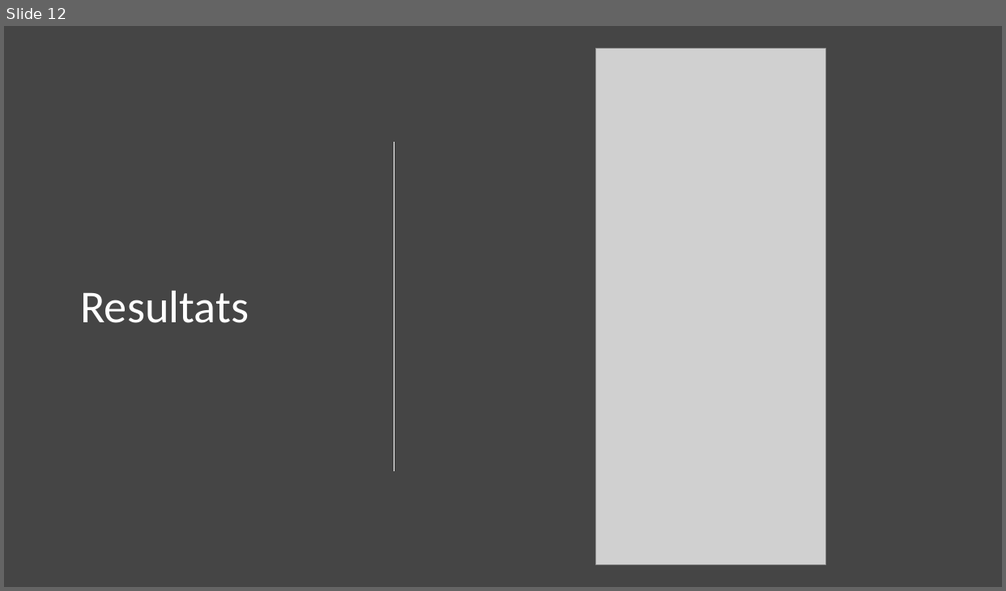
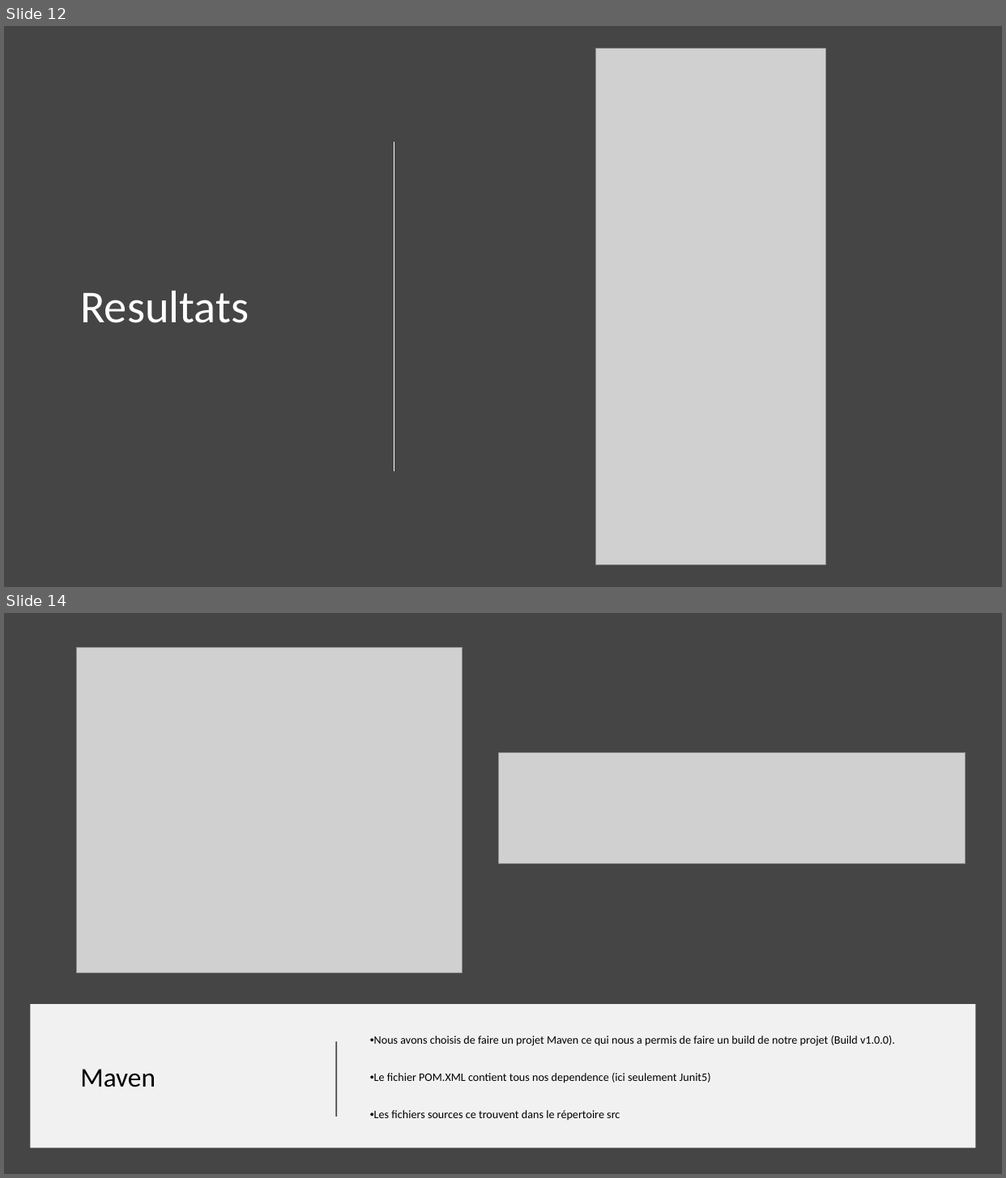
Before and after one commit to da-ekchajzer/POO_Ascenseur, a slide deck: Elements de rendu/Documentation Projet.pptx. Shown one above the other, each under a label of ours: slide 12 before the commit, slides 12 and 14 after it; the slides between them are not shown. The pictures are 1006x591 and 1006x1178 pixels, drawn with LibreOffice and Linux fonts; fonts in the diff are those of the drawing; grey boxes stand for pictures. Boxes give left, top, right and bottom in pixels: in the first picture for what was removed or moved away, otherwise in the second. Text is boxed around its words. In the diff, an @@ line names an element or a change of style, - is before the commit and + after.

Commit message:
Doc projet #2

```diff
--- a/Elements de rendu/Documentation Projet.pptx
+++ b/Elements de rendu/Documentation Projet.pptx
@@ slide 14 added at (4,613,1002,1174), background #454545 @@
@@ picture added at (77,648,462,973) @@
@@ picture added at (498,753,965,864) @@
@@ rectangle added at (30,1004,976,1148), fill #FFFFFF at 93% opacity @@
@@ line added from (336, 1117) to (336, 1042), #000000 1.5 pt @@
@@ text added at (370,1036,895,1121), 11 pt, text #000000 @@
+• Nous avons choisis de faire un projet Maven ce qui nous a permis de faire un build de notre projet (Build v1.0.0).
+• Le fichier POM.XML contient tous nos dependence (ici seulement Junit5)
+• Les fichiers sources ce trouvent dans le répertoire src
@@ title added at (80,1069,155,1088), 26 pt, text #000000 @@
+Maven
```
Also in this commit, not shown: 3 slides changed, 2 other slides added, 2 other files.
